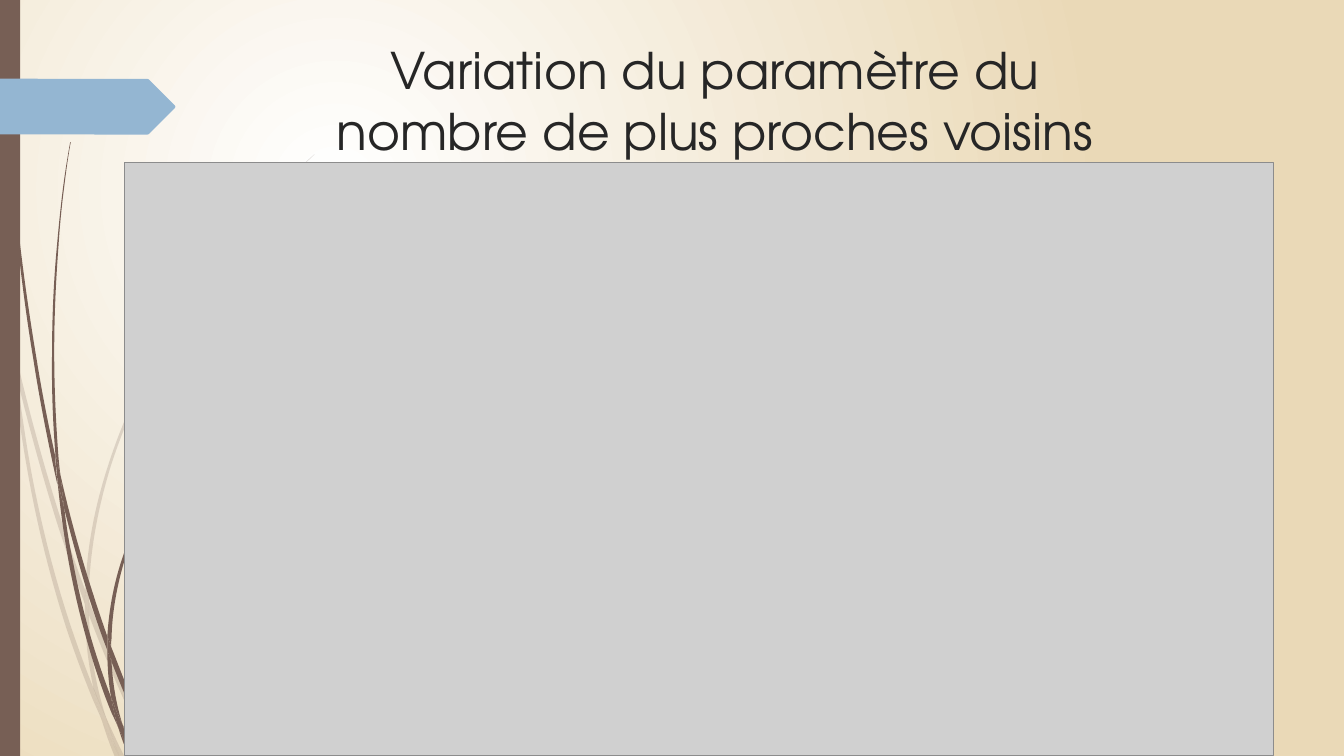
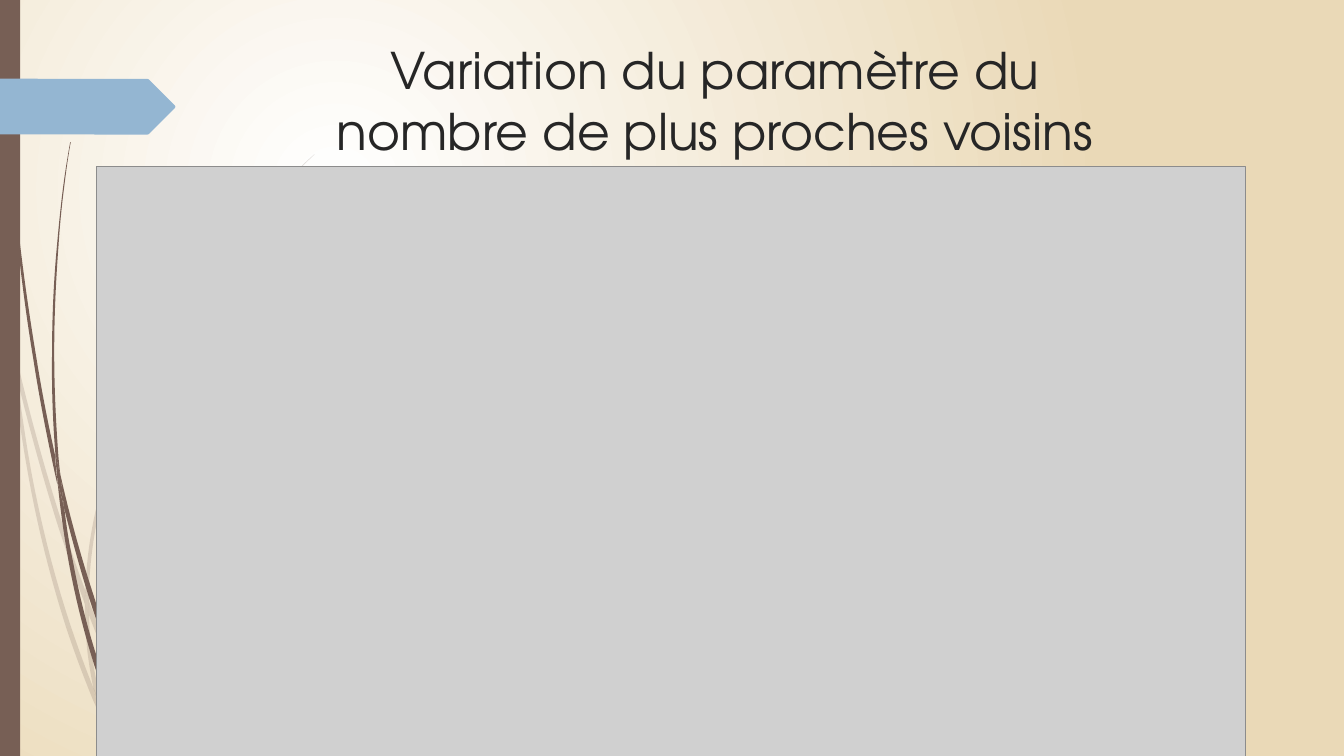
Before and after one commit to Phi-gif/DataViz, a slide deck: slide 12 of diapo.pptx. Drawn at 1344x756 pixels with LibreOffice and Linux fonts; fonts in the diff are those of the drawing; grey boxes stand for pictures. Boxes give left, top, right and bottom in pixels: in the first picture for what was removed or moved away, otherwise in the second. Text is boxed around its words. In the diff, an @@ line names an element or a change of style, - is before the commit and + after.

```diff
--- a/diapo.pptx
+++ b/diapo.pptx
@@ picture: place and size @@
-picture at [124, 162, 1274, 756]
+picture at [97, 166, 1247, 756]
@@ freeform shape removed at [106, 717, 125, 756] @@
@@ group removed at [107, 347, 262, 756]: 7 freeform shapes @@
@@ freeform shape removed at [102, 720, 120, 756] @@
```
Also in this commit, not shown: 7 other slides changed.
